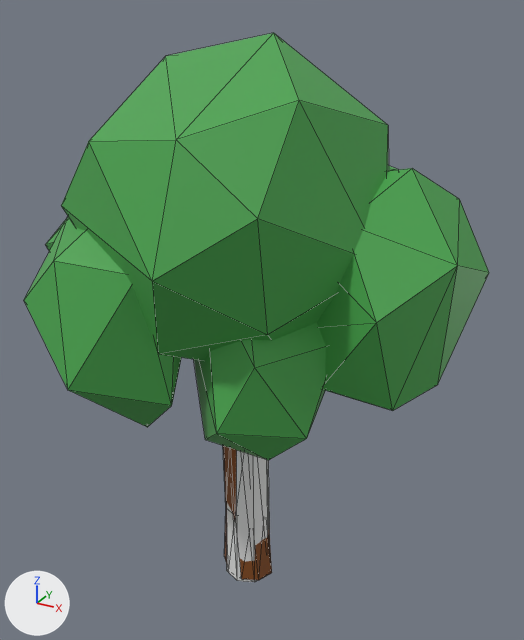
The glTF model mapas/modelos/floresta_tree_simple_medium.glb: old version first, new version second.
One viewpoint serves both versions: a 50 mm camera at (6.69, -11.39, 11.93) aimed at (0.18, 0.44, 6.01). Lighting does not change. The marker at lower left points along +X, +Y and +Z. The older version comes first. Mesh edges are drawn as thin lines. Where no turn or scale is listed for an object, it has been applied to the vertices. Vertices at exactly the same position are counted once.

In view in the first picture: 'Colisao', 'simple tree middle f'.
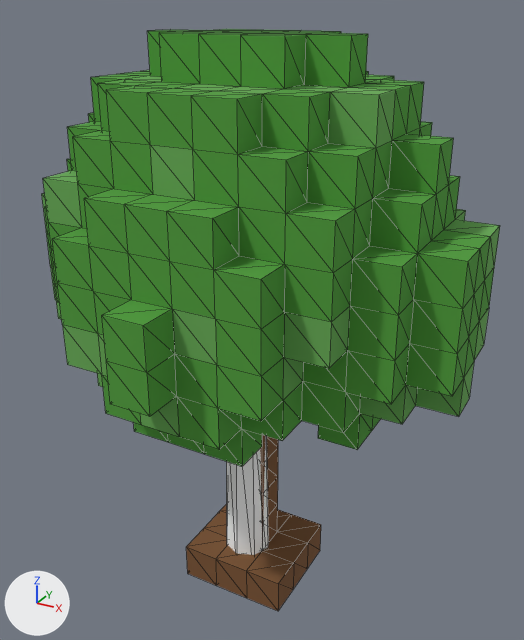
Changed parts and their boxes [x1, y1, x2, y2] in the pictures (524 x 640 px):
'simple tree middle f', reshaped (6% taller): before [24, 33, 489, 580]; after [42, 29, 500, 611]
part 1 of me_icosphere_064, rebuilt (40% wider, 77% taller): before [61, 33, 389, 361]; after [42, 29, 500, 611]
part 2 of me_icosphere_064, deleted (green): before [24, 166, 489, 460]
part 3 of me_icosphere_064, deleted (brown): before [223, 446, 272, 580]

Diff of the bpy script that builds the scene:
```diff
--- a/mapas/modelos/floresta_tree_simple_medium.glb.py
+++ b/mapas/modelos/floresta_tree_simple_medium.glb.py
@@ mat_voxel_copa_clara @@
+mat_voxel_copa_clara = principled_material('voxel_copa_clara')
+mat_voxel_copa_clara.base_color = (0.137, 0.406, 0.0921)  # green #67ab56
+mat_voxel_copa_clara.roughness = 1.0
@@ mat_voxel_tronco @@
+mat_voxel_tronco = principled_material('voxel_tronco')
+mat_voxel_tronco.base_color = (0.195, 0.0844, 0.0296)  # brown #7a5230
+mat_voxel_tronco.roughness = 1.0
@@ mat_voxel_copa @@
+mat_voxel_copa = principled_material('voxel_copa')
+mat_voxel_copa.base_color = (0.0782, 0.337, 0.0423)  # green #4f9d3a
+mat_voxel_copa.roughness = 1.0
@@ me_icosphere_064 @@
 # used by ob_simple_tree_middle_f; location = (0.0, 0.0, 0.0)
-me_icosphere_064.from_pydata(...)  # 165 vertices, 290 faces; spans x -4.19..4.42, y -3.73..4.2, z -0.1..11.44
-me_icosphere_064.materials.append(mat_canopy)
-me_icosphere_064.materials.append(mat_trunk_bright)
+me_icosphere_064.from_pydata(...)  # 528 vertices, 1052 faces; spans x -4.19..4.42, y -3.73..4.2, z -0.1..11.44
+# me_icosphere_064 part 1: the loose piece of 25 vertices spanning x -2.84..3.0, y -3.57..3.46, z 5.27..11.44 is rebuilt with 528 vertices and now spans x -4.19..4.42, y -3.73..4.2, z -0.1..11.44
+# me_icosphere_064 part 2: 6 loose pieces with 103 vertices, spanning x -4.19..4.42, y -3.73..4.2, z 4.38..9.39, are deleted
+# me_icosphere_064 part 3
+# 37 vertices are removed from x -0.6..0.67, y -0.49..0.53, z -0.1..5.78
+# 62 faces are deleted
+me_icosphere_064.materials.append(mat_voxel_tronco)  # brown #7a5230
+me_icosphere_064.materials.append(mat_voxel_copa)  # green #4f9d3a
+me_icosphere_064.materials.append(mat_voxel_copa_clara)  # green #67ab56
```
